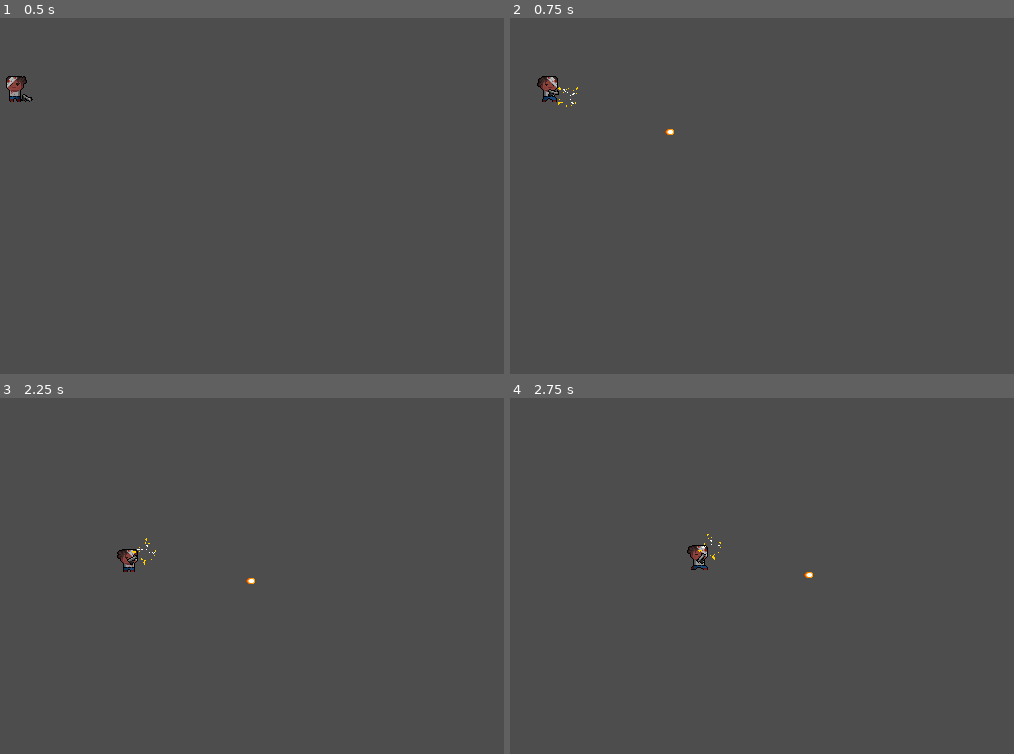
Above: before the commit, frames 1-4 (two rows, left to right).
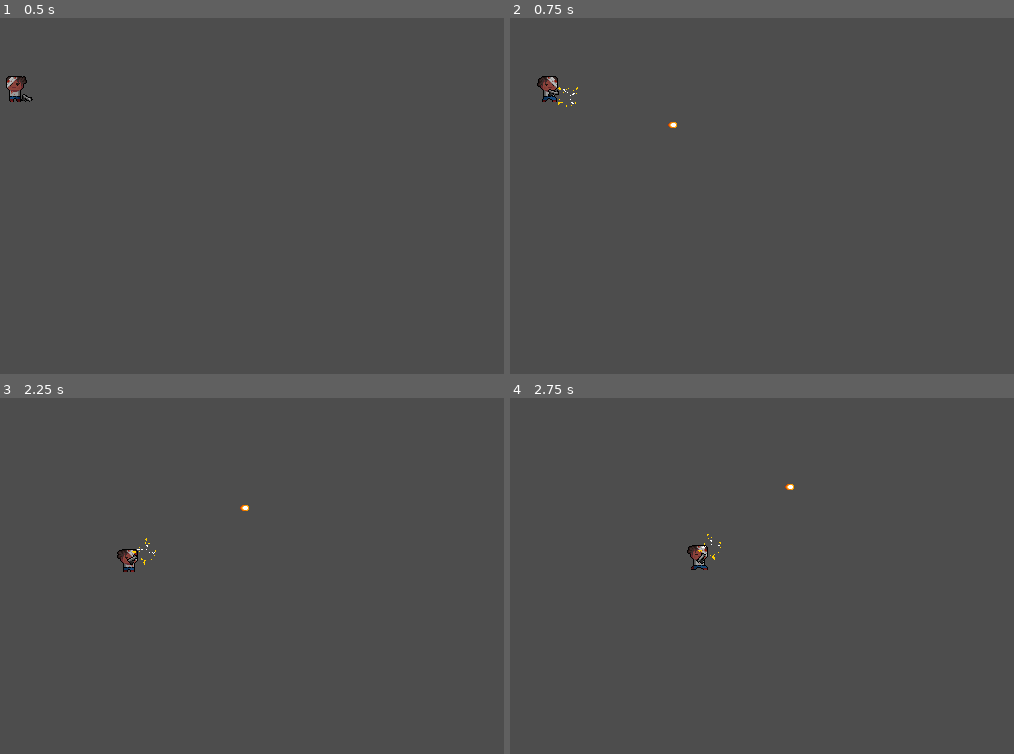
Above: after the commit, the same moments.

Repository: Hutchkey23/The-Final-Night
Game: Godot game, scene res://scenes/debug/test.tscn
The game is run twice, just before and just after one commit, with the same random seed, the same clock (stepped at 60 frames per second) and the same inputs. The project has no main scene, so this scene is started directly.
Inputs (mouse positions are in pixels of both pictures, inside the frame that each line leads up to):
- Up to frame 1 (0.5 s): no input
- Up to frame 2 (0.75 s): move the mouse to (832, 174) at 0.52 s; press the mouse at (832, 174) at 0.53 s; hold D (right) from 0.53 s (still down)
- Up to frame 3 (2.25 s): move the mouse to (55, 590) at 1.27 s; release D (right) at 1.28 s; release the mouse at (55, 590) at 1.28 s; hold S (down) 1.28-2.03 s; click (55, 590) at 1.35 s; move the mouse to (246, 494) at 2.02 s; press the mouse at (246, 494) at 2.03 s; hold D (right) from 2.03 s (still down)
- Up to frame 4 (2.75 s): keep holding D (right)

Frame 1 is identical in both runs. In frame 2, less than 0.1% of the frame differs, in the area x 30-34%, y 29-33%; in frame 3, less than 0.1%; in frame 4, less than 0.1%.

Commit message:
Fixed bullet direction. Need to fix rotation

Diff:
--- a/scenes/weapons/pistol.gd
+++ b/scenes/weapons/pistol.gd
@@ -14,15 +14,18 @@
 var can_shoot := true
 var current_ammo := 15
 
-func shoot(direction: Vector2):
+func shoot(target_position: Vector2):
 	if can_shoot:
 		can_shoot = false
 		animation_player.play("shoot")
 		var bullet = SMALL_BULLET.instantiate()
 		var bullet_container = get_tree().get_first_node_in_group("bullet_container")
 		bullet_container.add_child(bullet)
-		bullet.direction = direction
 		bullet.global_position = bullet_spawn.global_position
+
+		var dir = (target_position - bullet.global_position).normalized()
+		bullet.direction = dir
+
 		fire_rate_timer.start(fire_rate)
 
 
